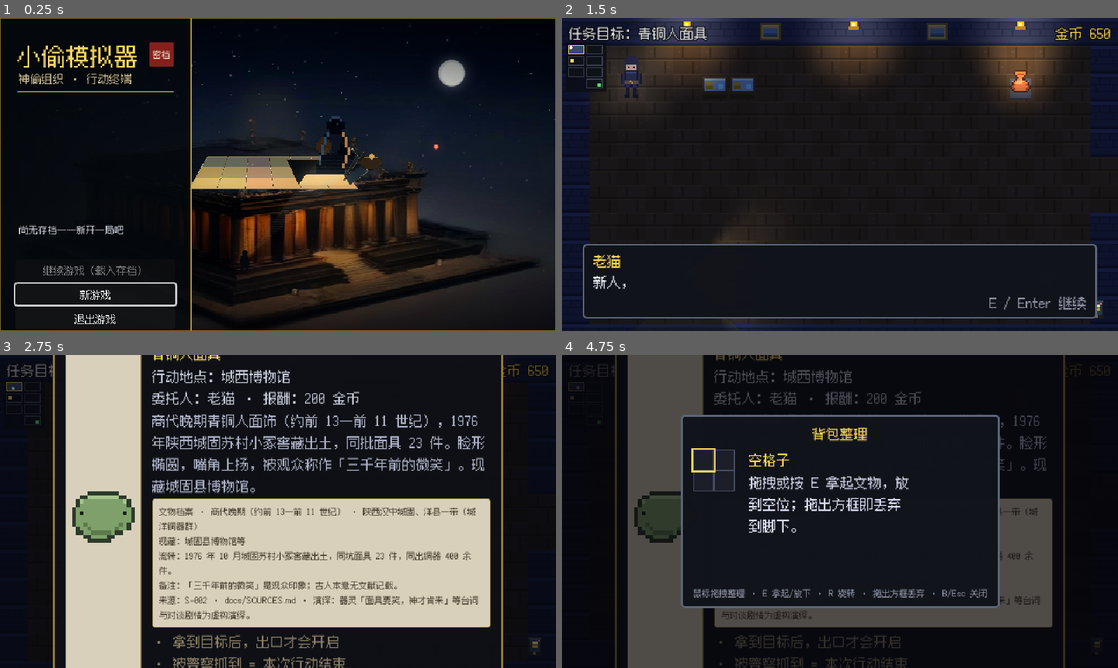
Above: before the commit, frames 1-4 (two rows, left to right).
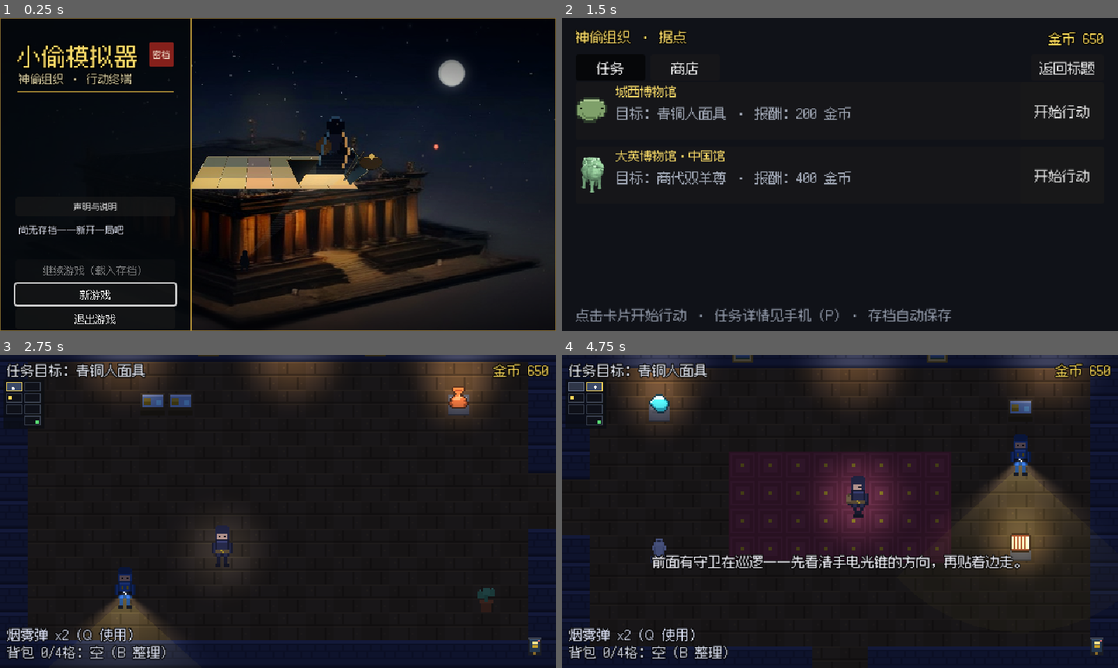
Above: after the commit, the same moments.

Repository: Olipias/thief-sim
Game: Godot game, scene res://tests/screenshot.tscn
Two runs of this game, one before a commit and one after it. Both use one fixed random seed, a clock stepped at 60 frames per second and the inputs below. This scene is started directly instead of the project's main scene.
Inputs (mouse positions are in pixels of both pictures, inside the frame that each line leads up to; where the layout moved, square brackets give the same spot in the first picture):
- Up to frame 1 (0.25 s): no input
- Up to frame 2 (1.5 s): click "新游戏" at 0.5 s; click (656, 205) at 1.25 s, where only the run after the commit has a clickable "声明与说明"
- Up to frame 3 (2.75 s): click (500, 448) [533, 646] at 2 s
- Up to frame 4 (4.75 s): tap Enter (ui_accept) at 2.75, 3.02, 3.5, 4.25 s; move the mouse to (962, 495) at 2.77 s; hold D (move_right) 2.78-3.5 s; hold B (bag) 2.78-3.5 s; click (962, 495) at 2.92 s; tap E (interact) at 3.05 s; drag from (728, 527) to (1017, 423) at 3.52 s; move the mouse to (895, 442) at 4.27 s; hold D (move_right) from 4.28 s (still down); hold P (phone) from 4.28 s (still down); click (895, 442) at 4.42 s; tap B (bag) at 4.55 s

The runs differ from the first frame. In frame 1, 0.1% of the frame differs, in the area x 13-22%, y 58-62%; in frame 2, 21%; in frame 3, 55%, in the area x 0-100%, y 0-100%; in frame 4, 52%.

Commit message:
v0.15.0 文案调整：游戏内世界观叙述 + 标题「声明与说明」
- 游戏内去掉学术标注：文物档案卡/展签卡不再显示来源与演绎声明；端详「【史实】」→「【档案】」
- 档案/展签文案改写为世界观口吻（史实信息保留）
- 标题新增「声明与说明」：项目性质、史实/虚构分界、真实文物与来源、3D 模型说明、字体许可、立场与致谢（src/data/statements.gd）
- 测试：内容 412（声明页覆盖检查、档案字段收敛）、输入流 63（真实点击声明页 + ESC）、视觉回归 26 张基线更新；verify --visual 13 项全绿
- 文档：CHANGELOG / ARCHITECTURE / DECISIONS D-016 / MANUAL_QA / README / ROADMAP

Diff:
--- a/src/autoload/game_state.gd
+++ b/src/autoload/game_state.gd
@@ -96,21 +96,17 @@
 const ARCHIVE := {
 	"mask": {
 		"era": "商代晚期（约前 13—前 11 世纪）",
-		"origin": "陕西汉中城固、洋县一带（城洋铜器群）",
+		"origin": "汉中城固、洋县一带",
 		"collection": "城固县博物馆等",
-		"provenance": "1976 年 10 月城固苏村小冢窖藏出土，同坑面具 23 件，同出铜器 400 余件。",
-		"legend": "「三千年前的微笑」是观众印象；古人本意无文献记载。",
-		"source": "S-002 · docs/SOURCES.md",
-		"fiction": "器灵「面具要笑，神才肯来」等台词与对谈剧情为虚构演绎。",
+		"provenance": "1976 年，城固苏村的一处姜窖下，23 张脸重见天日。",
+		"legend": "「三千年前的微笑」——馆里的人这么叫它。",
 	},
 	"ram_zun": {
-		"era": "商代晚期（约前 1200–1050 年）",
-		"origin": "湖南（风格/工艺推定，非出土地确证）",
+		"era": "商代晚期（约前 1200—1050 年）",
+		"origin": "湖南（风格推定）",
 		"collection": "大英博物馆 · 1936,1118.1",
-		"provenance": "1936 年购自 Eumorfopoulos 收藏；更早流转无公开确证。",
-		"legend": "“1860 圆明园劫掠”为民间叙事，无确证。",
-		"source": "S-001 · docs/SOURCES.md",
-		"fiction": "器灵、通灵与关卡剧情为虚构演绎。",
+		"provenance": "1936 年，它随一位英国收藏家的旧藏进入大英博物馆。",
+		"legend": "传说它 1860 年就离开了故土——档案里找不到那一页。",
 	},
 }
 
--- a/src/data/lore.gd
+++ b/src/data/lore.gd
@@ -5,7 +5,7 @@
 ## 设计约定（见 docs/ARTIFACT_SYSTEM_PROPOSAL.md）：
 ##   - 剧本条目类型：speech / card / choices / label / goto
 ##   - **史实一律走展签卡（card）**，器灵台词（speech）一律属演绎；
-##     真实文物的史实内容必须在 docs/SOURCES.md 登记（cards 的 source 字段对应条目号）。
+##     卡片文本用世界观内的「展签」口吻，正式来源与声明集中在 src/data/statements.gd（声明页）。
 ##   - 文本数据独立于 game_state.gd（避免与并行窗口冲突；加载通过 Game/Lore 静态访问）。
 ##
 ## 尺寸约定：hotspots 的 pos 为归一化坐标（0..1），对应 `closeup` 图。
@@ -22,17 +22,14 @@
 			"mask_1": {
 				"title": "商代青铜人面饰 · 基础",
 				"body": "商代晚期（约公元前 13—前 11 世纪）。1976 年 10 月，陕西城固县苏村小冢的一处窖藏被村民清理姜窖时发现：一个直径约 1.3 米的坑里，有 23 件青铜面具，同出方罍、铜戈、兽面具与铜泡共 400 余件。面具脸形有椭圆与圆形两种。同类器物器身较薄、周边多有小穿孔，用途尚存争议——可能是祭祀礼仪用具，也可能是悬挂装饰或器物附饰。",
-				"source": "来源：docs/SOURCES.md S-002（城固县博物馆介绍；城洋铜器群研究综述）",
 			},
 			"mask_2": {
 				"title": "城洋铜器群 · 汉中的青铜之河",
 				"body": "自 20 世纪 50 年代以来，陕西汉中城固、洋县境内的湑水河沿岸陆续出土商代青铜器 700 余件，学界称「城洋铜器群」。其年代从商代中期延续到商代晚期，特色器物正是人面与兽面面具、以及大量兵器。学者认为，这里处在商文化与巴蜀、地方文化交汇的要道上，是研究商代南方铜料流通与文化交流的关键材料。",
-				"source": "来源：docs/SOURCES.md S-002（成都博物馆《城洋青铜器群》专文；考古报道）",
 			},
 			"mask_3": {
 				"title": "文物现状",
 				"body": "这批面具主要收藏于城固县博物馆，部分同类器物见于陕西历史博物馆等机构。1976 年苏村小冢窖藏是城洋铜器群最重要的发现之一；面具上扬的嘴角常被观众称为「三千年前的微笑」——它究竟是神祇、祖先，还是某个无名工匠的自画像，至今没有定论。",
-				"source": "来源：docs/SOURCES.md S-002（馆藏介绍与新闻报道）",
 			},
 		},
 		"hotspots": [
--- /dev/null
+++ b/src/data/statements.gd
@@ -0,0 +1,41 @@
+class_name Statements
+extends RefCounted
+## 声明与说明（标题界面「声明与说明」入口）。
+## 游戏内文本保持世界观内叙述；所有正式声明、史实来源与版权说明集中在这里。
+
+const TITLE := "声明与说明"
+
+const SECTIONS := [
+	{
+		"title": "关于本作",
+		"body": "《小偷模拟器》是一款以博物馆盗窃为题材的像素游戏，同时是数位历史方向的课程 / 毕业设计项目，非商业发行。游戏中的历史文物基于公开资料进行艺术化再现，情节与角色均为创作。",
+	},
+	{
+		"title": "史实与虚构",
+		"body": "文物的名称、年代、收藏地与公开研究结论尽量依据可查资料；幽灵、通灵、潜入行动、组织与人物故事均为虚构演绎。请勿将游戏内台词或情节作为史料引用。游戏内「档案 / 展签」文字为面向玩家的改写，不是学术引用格式。",
+	},
+	{
+		"title": "真实文物与参考资料",
+		"body": "· 商代双羊尊（大英博物馆，馆藏编号 1936,1118.1）：约公元前 1200—1050 年；1936 年购自 George Eumorfopoulos 的旧藏，更早的流转没有公开确证；「1860 年圆明园劫掠」为民间叙事，未见确证。\n· 商代青铜人面饰（汉中城固、洋县一带「城洋铜器群」，城固县博物馆等）：1976 年城固苏村小冢窖藏出土青铜面具 23 件，同出铜器 400 余件；城洋铜器群累计出土 700 余件商代青铜器。\n完整来源清单见项目仓库 docs/SOURCES.md（含馆藏页、论文与报道链接）。",
+	},
+	{
+		"title": "3D 模型说明",
+		"body": "游戏中的双羊尊 3D 模型为程序化建模的展示性演绎，用于形体与氛围呈现，并非考古复原：细密雷纹、饕餮纹等未逐条建模。",
+	},
+	{
+		"title": "素材与许可",
+		"body": "中文像素字体使用 Fusion Pixel（SIL Open Font License 1.1）。其余像素美术、关卡与音效为项目内程序生成或由作者制作。参考文物照片仅用于研究参考，不直接作为游戏素材；游戏内文物图像为像素化演绎。",
+	},
+	{
+		"title": "关于「归还」主题",
+		"body": "游戏涉及流失文物的情感与选择，属艺术表达与历史议题讨论，不构成对任何机构或个人的法律主张。",
+	},
+	{
+		"title": "致谢",
+		"body": "感谢开源社区与公开馆藏资料。若你是相关资料的权利人并对使用有异议，请联系项目作者，我们会及时处理。",
+	},
+]
+
+
+static func sections() -> Array:
+	return SECTIONS
--- a/src/main.gd
+++ b/src/main.gd
@@ -30,6 +30,7 @@
 @onready var backpack: BackpackScreen = $Backpack
 @onready var phone: MissionPhone = $Phone
 @onready var dialogue_tree: DialogueTree = $DialogueTree
+@onready var statements: StatementsScreen = $Statements
 
 var _busy := false
 var _museum: Museum = null
@@ -145,6 +146,8 @@
 		backpack.close()
 	if phone.is_open():
 		phone.close()
+	if statements.is_open():
+		statements.close()
 	_museum = null
 	_clear_screen()
 	_clear_ui()
@@ -152,6 +155,7 @@
 	hud.unbind_level()
 	hud.hide_hud()
 	var title := TITLE_SCREEN.instantiate() as TitleScreen
+	title.statements_requested.connect(statements.open)
 	title.continue_requested.connect(show_menu)
 	title.new_game_requested.connect(_on_new_game)
 	title.quit_requested.connect(func() -> void: get_tree().quit())
@@ -170,6 +174,8 @@
 		backpack.close()
 	if phone.is_open():
 		phone.close()
+	if statements.is_open():
+		statements.close()
 	_museum = null
 	_clear_screen()
 	_clear_ui()
--- a/src/main.tscn
+++ b/src/main.tscn
@@ -6,6 +6,7 @@
 [ext_resource type="PackedScene" path="res://src/ui/backpack_screen.tscn" id="4_bag"]
 [ext_resource type="PackedScene" path="res://src/ui/mission_phone.tscn" id="5_phone"]
 [ext_resource type="PackedScene" path="res://src/ui/dialogue_tree.tscn" id="6_tree"]
+[ext_resource type="PackedScene" path="res://src/ui/statements_screen.tscn" id="7_statements"]
 
 [node name="Main" type="Node"]
 script = ExtResource("1_script")
@@ -24,3 +25,5 @@
 [node name="Dialogue" parent="." instance=ExtResource("3_dialogue")]
 
 [node name="DialogueTree" parent="." instance=ExtResource("6_tree")]
+
+[node name="Statements" parent="." instance=ExtResource("7_statements")]
--- a/src/ui/dialogue_tree.gd
+++ b/src/ui/dialogue_tree.gd
@@ -98,7 +98,8 @@
 	var card: Dictionary = _cards.get(card_id, {})
 	card_title.text = String(card.get("title", card_id))
 	card_body.text = String(card.get("body", ""))
-	card_source.text = String(card.get("source", ""))
+	card_source.text = ""
+	card_source.visible = false
 	card_panel.visible = true
 
 
--- a/src/ui/inspect_page.gd
+++ b/src/ui/inspect_page.gd
@@ -76,7 +76,7 @@
 		return
 	var hotspot: Dictionary = _hotspots[index]
 	Game.mark_hotspot(_item_id, index)
-	fact_label.text = "【史实】%s" % String(hotspot.get("fact", ""))
+	fact_label.text = "【档案】%s" % String(hotspot.get("fact", ""))
 	ghost_label.text = "【器灵】%s" % String(hotspot.get("ghost", ""))
 	_refresh_markers()
 	# 更新进度（发现数可能刚刚 +1）
--- a/src/ui/mission_phone.gd
+++ b/src/ui/mission_phone.gd
@@ -76,14 +76,12 @@
 	var archive: Dictionary = Game.ARCHIVE.get(target_id, {})
 	archive_card.visible = not archive.is_empty()
 	if not archive.is_empty():
-		archive_label.text = "文物档案 · %s · %s\n现藏：%s\n流转：%s\n备注：%s\n来源：%s · 演绎：%s" % [
+		archive_label.text = "文物档案 · %s · %s\n现藏：%s\n流转：%s\n备注：%s" % [
 			String(archive.get("era", "")),
 			String(archive.get("origin", "")),
 			String(archive.get("collection", "")),
 			String(archive.get("provenance", "")),
 			String(archive.get("legend", "")),
-			String(archive.get("source", "")),
-			String(archive.get("fiction", "")),
 		]
 	notes_label.text = "· 拿到目标后，出口才会开启\n· 被警察抓到 = 本次行动结束\n· 目标可丢下（B 整理背包），出口会重新上锁"
 	relic.zoom = 1.5
--- /dev/null
+++ b/src/ui/statements_screen.gd
@@ -0,0 +1,66 @@
+class_name StatementsScreen
+extends CanvasLayer
+## 声明与说明：标题界面的正式声明入口（游戏内文本保持世界观叙述，声明集中于此）。
+## 不属于游戏内覆盖层：打开时不暂停，仅作为标题界面的子页面。
+
+signal closed
+
+@onready var root: Control = $Root
+@onready var sections_box: VBoxContainer = $Root/Panel/Margin/VBox/Scroll/Sections
+@onready var close_button: Button = $Root/Panel/Margin/VBox/Footer/CloseButton
+
+
+func _ready() -> void:
+	visible = false
+	_build_sections()
+	close_button.pressed.connect(close)
+
+
+func is_open() -> bool:
+	return visible
+
+
+func open() -> void:
+	if visible:
+		return
+	visible = true
+	close_button.grab_focus()
+
+
+func close() -> void:
+	if not visible:
+		return
+	visible = false
+	closed.emit()
+
+
+func _build_sections() -> void:
+	for child in sections_box.get_children():
+		child.queue_free()
+	var title := Label.new()
+	title.text = Statements.TITLE
+	title.add_theme_font_size_override("font_size", 18)
+	title.add_theme_color_override("font_color", Color("2a2018"))
+	sections_box.add_child(title)
+	for section in Statements.sections():
+		var heading := Label.new()
+		heading.text = String(section.get("title", ""))
+		heading.add_theme_font_size_override("font_size", 13)
+		heading.add_theme_color_override("font_color", Color("6a3a20"))
+		sections_box.add_child(heading)
+		var body := Label.new()
+		body.text = String(section.get("body", ""))
+		body.autowrap_mode = TextServer.AUTOWRAP_WORD_SMART
+		body.add_theme_color_override("font_color", Color("2e2618"))
+		sections_box.add_child(body)
+		var spacer := Control.new()
+		spacer.custom_minimum_size = Vector2(0, 6)
+		sections_box.add_child(spacer)
+
+
+func _unhandled_input(event: InputEvent) -> void:
+	if not visible:
+		return
+	if event.is_action_pressed("ui_cancel") or event.is_action_pressed("pause") or event.is_action_pressed("interact"):
+		close()
+		get_viewport().set_input_as_handled()
--- /dev/null
+++ b/src/ui/statements_screen.tscn
@@ -0,0 +1,78 @@
+[gd_scene load_steps=3 format=3]
+
+[ext_resource type="Script" path="res://src/ui/statements_screen.gd" id="1_script"]
+
+[sub_resource type="StyleBoxFlat" id="StyleBoxFlat_paper"]
+content_margin_left = 18.0
+content_margin_top = 14.0
+content_margin_right = 18.0
+content_margin_bottom = 12.0
+bg_color = Color(0.898, 0.867, 0.788, 0.99)
+border_width_left = 2
+border_width_top = 2
+border_width_right = 2
+border_width_bottom = 2
+border_color = Color(0.62, 0.5, 0.22, 0.92)
+corner_radius_top_left = 3
+corner_radius_top_right = 3
+corner_radius_bottom_right = 3
+corner_radius_bottom_left = 3
+
+[node name="StatementsScreen" type="CanvasLayer"]
+process_mode = 3
+layer = 18
+script = ExtResource("1_script")
+
+[node name="Root" type="Control" parent="."]
+anchors_preset = 15
+anchor_right = 1.0
+anchor_bottom = 1.0
+grow_horizontal = 2
+grow_vertical = 2
+mouse_filter = 2
+
+[node name="Dim" type="ColorRect" parent="Root"]
+anchors_preset = 15
+anchor_right = 1.0
+anchor_bottom = 1.0
+grow_horizontal = 2
+grow_vertical = 2
+color = Color(0.02, 0.02, 0.04, 0.72)
+
+[node name="Panel" type="PanelContainer" parent="Root"]
+anchor_left = 0.5
+anchor_top = 0.5
+anchor_right = 0.5
+anchor_bottom = 0.5
+offset_left = -290.0
+offset_top = -158.0
+offset_right = 290.0
+offset_bottom = 158.0
+grow_horizontal = 2
+grow_vertical = 2
+theme_override_styles/panel = SubResource("StyleBoxFlat_paper")
+
+[node name="Margin" type="MarginContainer" parent="Root/Panel"]
+
+[node name="VBox" type="VBoxContainer" parent="Root/Panel/Margin"]
+theme_override_constants/separation = 6
+
+[node name="Scroll" type="ScrollContainer" parent="Root/Panel/Margin/VBox"]
+size_flags_vertical = 3
+horizontal_scroll_mode = 0
+
+[node name="Sections" type="VBoxContainer" parent="Root/Panel/Margin/VBox/Scroll"]
+size_flags_horizontal = 3
+theme_override_constants/separation = 3
+
+[node name="Footer" type="HBoxContainer" parent="Root/Panel/Margin/VBox"]
+
+[node name="Hint" type="Label" parent="Root/Panel/Margin/VBox/Footer"]
+size_flags_horizontal = 3
+theme_override_colors/font_color = Color(0.42, 0.34, 0.2, 1)
+theme_override_font_sizes/font_size = 10
+text = "Esc / 关闭"
+
+[node name="CloseButton" type="Button" parent="Root/Panel/Margin/VBox/Footer"]
+custom_minimum_size = Vector2(88, 22)
+text = "关闭"
--- a/src/ui/title_screen.gd
+++ b/src/ui/title_screen.gd
@@ -8,6 +8,7 @@
 signal continue_requested
 signal new_game_requested
 signal quit_requested
+signal statements_requested
 
 const ART_CANDIDATES := [
 	"res://assets/art/title_key_art.png",
@@ -24,6 +25,7 @@
 @onready var continue_button: Button = $ContinueButton
 @onready var new_game_button: Button = $NewGameButton
 @onready var quit_button: Button = $QuitButton
+@onready var statements_button: Button = $StatementsButton
 
 var _confirm_new_game := false
 var _using_placeholder := false
@@ -37,6 +39,7 @@
 	continue_button.pressed.connect(_on_continue)
 	new_game_button.pressed.connect(_on_new_game)
 	quit_button.pressed.connect(func() -> void: quit_requested.emit())
+	statements_button.pressed.connect(func() -> void: statements_requested.emit())
 	continue_button.disabled = not Game.has_save()
 	if Game.has_save():
 		save_label.text = "存档：金币 %d · 背包 %d×%d · 烟雾弹 x%d%s" % [
--- a/src/ui/title_screen.tscn
+++ b/src/ui/title_screen.tscn
@@ -133,6 +133,15 @@
 horizontal_alignment = 1
 vertical_alignment = 1
 
+[node name="StatementsButton" type="Button" parent="."]
+offset_left = 18.0
+offset_top = 206.0
+offset_right = 202.0
+offset_bottom = 228.0
+grow_horizontal = 0
+theme_override_font_sizes/font_size = 10
+text = "声明与说明"
+
 [node name="SaveInfo" type="Label" parent="."]
 offset_left = 22.0
 offset_top = 236.0
--- a/tests/screenshot.gd
+++ b/tests/screenshot.gd
@@ -14,6 +14,18 @@
 	add_child(main)
 	await _wait(0.8)
 	await _shot("/tmp/shot_title.png")
+
+	# 声明与说明
+	var title: TitleScreen = null
+	for child in main.get_node("UILayer").get_children():
+		if child is TitleScreen:
+			title = child
+	if title != null:
+		title.statements_button.pressed.emit()
+		await _wait(0.4)
+		await _shot("/tmp/shot_statements.png")
+		main.statements.close()
+		await _wait(0.2)
 
 	main.show_menu()
 	await _wait(0.6)
--- a/tests/smoke_test.gd
+++ b/tests/smoke_test.gd
@@ -564,7 +564,7 @@
 	var before := page.fact_label.text
 	page._select_hotspot(0)
 	check(page.fact_label.text != before, "selecting a hotspot shows its fact")
-	check(page.fact_label.text.contains("史实"), "fact is labelled as history")
+	check(page.fact_label.text.contains("档案"), "fact is labelled as an archive entry")
 	check(page.ghost_label.text.contains("器灵"), "ghost line is labelled as fiction")
 	check(Game.hotspot_found("mask", 0), "hotspot discovery is recorded")
 	check(page.cards_box.get_child_count() == Lore.cards("mask").size(), "cards are listed")
--- a/tests/test_content.gd
+++ b/tests/test_content.gd
@@ -27,6 +27,7 @@
 	_test_audio_files()
 	_test_level_data()
 	_test_lore()
+	_test_statements()
 	if _failures > 0:
 		print("FAILED %d / %d checks" % [_failures, _checks])
 		get_tree().quit(1)
@@ -206,10 +207,12 @@
 func _test_archive() -> void:
 	var archive: Dictionary = Game.ARCHIVE
 	check(archive.has("ram_zun"), "ARCHIVE 含双羊尊条目")
-	var entry: Dictionary = archive.get("ram_zun", {})
-	for key in ["era", "origin", "collection", "provenance", "source", "fiction"]:
-		check(entry.has(key) and String(entry.get(key, "")) != "", "ARCHIVE[ram_zun] 含字段 %s" % key)
-	check("SOURCES" in String(entry.get("source", "")), "ARCHIVE 来源指向 docs/SOURCES.md")
+	check(archive.has("mask"), "ARCHIVE 含青铜人面具条目")
+	for id in archive:
+		var entry: Dictionary = archive[id]
+		for key in ["era", "origin", "collection", "provenance", "legend"]:
+			check(entry.has(key) and String(entry.get(key, "")) != "", "ARCHIVE[%s] 含字段 %s" % [id, key])
+		check(not entry.has("source") and not entry.has("fiction"), "ARCHIVE[%s] 不在档案卡里放来源/演绎声明" % id)
 
 
 func _test_upgrades() -> void:
@@ -311,7 +314,7 @@
 			var card: Dictionary = cards[card_id]
 			check(String(card.get("title", "")) != "", "卡片 %s 有标题" % card_id)
 			check(String(card.get("body", "")).length() >= 30, "卡片 %s 正文有实质内容" % card_id)
-			check(String(card.get("source", "")).contains("SOURCES"), "卡片 %s 标注来源（SOURCES）" % card_id)
+			check(not String(card.get("source", "")).contains("SOURCES"), "卡片 %s 不显示来源引用" % card_id)
 
 		var hotspots: Array = entry.get("hotspots", [])
 		check(hotspots.size() >= 2, "文物志[%s] 至少有 2 个端详热点" % item_id)
@@ -343,3 +346,16 @@
 				for choice in entry_item.get("choices", []):
 					check(String(choice.get("text", "")) != "", "选项有文本")
 					check(labels.has(String(choice.get("goto", ""))), "选项跳转目标存在（%s）" % choice.get("goto", ""))
+
+
+## 声明页：所有正式声明集中在 src/data/statements.gd，必须覆盖真实文物与虚构说明。
+func _test_statements() -> void:
+	var sections: Array = _consts("res://src/data/statements.gd").get("SECTIONS", [])
+	check(not sections.is_empty(), "声明页至少有一条")
+	var all_text := ""
+	for section in sections:
+		check(String(section.get("title", "")) != "", "声明条目有标题")
+		check(String(section.get("body", "")).length() >= 20, "声明条目 %s 有实质内容" % section.get("title", ""))
+		all_text += String(section.get("title", "")) + String(section.get("body", ""))
+	for keyword in ["双羊尊", "青铜人面饰", "虚构", "docs/SOURCES.md", "Fusion Pixel", "3D"]:
+		check(all_text.contains(keyword), "声明页提到「%s」" % keyword)
--- a/tests/test_input_flow.gd
+++ b/tests/test_input_flow.gd
@@ -251,6 +251,27 @@
 	_check_pause_contract("HUD 用例清理后")
 
 
+func _test_statements_from_title() -> void:
+	# 回到标题，真实鼠标点击「声明与说明」，ESC 关闭
+	main.show_title()
+	await _frames(4)
+	var title: TitleScreen = null
+	for child in main.get_node("UILayer").get_children():
+		if child is TitleScreen:
+			title = child
+	check(title != null, "标题界面已打开")
+	if title == null:
+		return
+	var button: Button = title.get_node_or_null("StatementsButton")
+	check(button != null, "标题界面有「声明与说明」按钮")
+	if button == null:
+		return
+	await _click(button.get_global_rect().get_center())
+	check(main.statements.is_open(), "点击按钮打开声明页")
+	await _tap(KEY_ESCAPE)
+	check(not main.statements.is_open(), "ESC 关闭声明页")
+
+
 func _test_leave_scene_clean() -> void:
 	# 收尾：不应残留任何界面或暂停状态
 	check(not _any_overlay_open(), "结束时没有残留覆盖层")
@@ -287,6 +308,7 @@
 	await _test_lore_over_museum()
 	await _test_hud_button_while_bag()
 	await _test_leave_scene_clean()
+	await _test_statements_from_title()
 
 	if _failures > 0:
 		print("FAILED %d / %d checks" % [_failures, _checks])
Not shown, added: src/data/statements.gd.uid
Not shown: 1 places in src/main.tscn that only renumber resources
Not shown, added: src/ui/statements_screen.gd.uid
Binary file changed: tests/visual_baseline/shot_backpack.png
Binary file changed: tests/visual_baseline/shot_bm_backpack.png
Binary file changed: tests/visual_baseline/shot_bm_ghost.png
Binary file changed: tests/visual_baseline/shot_bm_phone.png
Binary file changed: tests/visual_baseline/shot_bm_room1.png
Binary file changed: tests/visual_baseline/shot_bm_room3.png
Binary file changed: tests/visual_baseline/shot_bm_room4.png
Binary file changed: tests/visual_baseline/shot_bm_room5.png
Binary file changed: tests/visual_baseline/shot_bm_zun.png
(and 12 more such lines)
